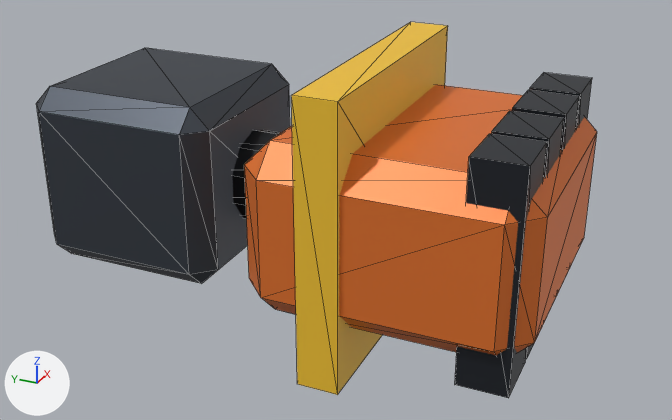
The glTF model assets/models/mech/parts/weapon_ram_fist_mk1.glb: old version first, new version second.
Rendered twice from a 50 mm lens placed at (-2.3, -1.906, 1.078), pointed at (-0.013, -0.877, -0.065). The lights are fixed; the arrows at lower left show +X, +Y and +Z. The picture after the commit comes second. Mesh edges are drawn as thin lines. Objects named as collision shapes, trigger or cutter boxes, shadow casters or lower levels of detail are left out. Where no turn or scale is listed for an object, it has been applied to the vertices. Vertices at exactly the same position are counted once.

The first picture shows 'ram_fist', 'ram_housing', 'ram_knuckles', 'ram_piston', 'ram_stripe'.
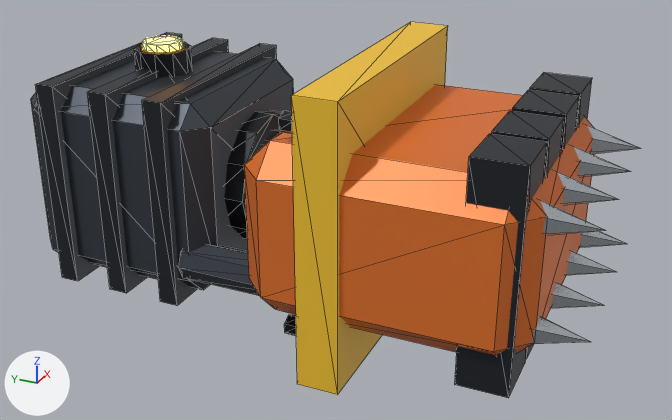
Where the newer file only moved an object's origin or applied its transform, the numbers keep the older frame.

Diff of the bpy script that builds the scene:
```diff
--- a/assets/models/mech/parts/weapon_ram_fist_mk1.glb.py
+++ b/assets/models/mech/parts/weapon_ram_fist_mk1.glb.py
@@ me_ram_housing @@
-me_ram_housing.from_pydata(...)  # 24 vertices, 44 faces; spans x -0.3..0.3, y -0.3..0.3, z -0.275..0.275
+me_ram_housing.from_pydata(...)  # 24 vertices, 44 faces; spans x -0.31..0.31, y -0.31..0.31, z -0.29..0.29
+# me_ram_housing part 1: 24 of 24 vertices moved; they spanned x -0.3..0.3, y -0.3..0.3, z -0.275..0.275 and now span x -0.31..0.31, y -0.31..0.31, z -0.29..0.29; mean shift (0.0, 0.0, 0.0)
 me_ram_housing.materials.append(mat_mk1_frame)
@@ me_ram_piston @@
-me_ram_piston.from_pydata(...)  # 20 vertices, 36 faces; spans x -0.133..0.133, y -0.25..0.25, z -0.14..0.14
-me_ram_piston.materials.append(mat_mk1_joint)  # black #1e2125
+me_ram_piston.from_pydata(...)  # 24 vertices, 44 faces; spans x -0.15..0.15, y -0.275..0.275, z -0.15..0.15
+# me_ram_piston part 2: the whole mesh is rebuilt
+me_ram_piston.materials.append(mat_mk1_chrome)  # light grey #c9ced4
@@ ob_ram_warning_housing @@
+ob_ram_warning_housing = bpy.data.objects.new('ram_warning_housing', me_ram_warning_housing)  # a 10-sided cylinder along z spanning x -0.08..0.08, y -0.084..0.084, z -0.04..0.04; in mat_mk1_joint (black #1e2125)
+ob_ram_warning_housing.location = (0.0, -0.3, 0.32)
@@ ob_ram_warning @@
+ob_ram_warning = bpy.data.objects.new('ram_warning', me_ram_warning)  # a 10-sided cylinder along z spanning x -0.0571..0.0571, y -0.06..0.06, z -0.015..0.015; in mat_mk1_glow (orange #ffb347, glowing orange #ffb347)
+ob_ram_warning.location = (0.0, -0.3, 0.365)
@@ ob_ram_spikes @@
+ob_ram_spikes = bpy.data.objects.new('ram_spikes', me_ram_spikes)  # a 6-sided cone pointing to -y spanning x -0.342..-0.238, y -1.68..-1.48, z 0.09..0.21; a 6-sided cone pointing to -y spanning x -0.342..-0.238, y -1.68..-1.48, z -0.21..-0.09; a 6-sided cone pointing to -y spanning x -0.152..-0.048, y -1.68..-1.48, z -0.21..-0.09; a 6-sided cone pointing to -y spanning x -0.152..-0.048, y -1.68..-1.48, z 0.09..0.21; a 6-sided cone pointing to -y spanning x 0.048..0.152, y -1.68..-1.48, z -0.21..-0.09; a 6-sided cone pointing to -y spanning x 0.048..0.152, y -1.68..-1.48, z 0.09..0.21; a 6-sided cone pointing to -y spanning x 0.238..0.342, y -1.68..-1.48, z -0.21..-0.09; a 6-sided cone pointing to -y spanning x 0.238..0.342, y -1.68..-1.48, z 0.09..0.21; in mat_mk1_chrome (light grey #c9ced4)
+ob_ram_spikes.location = (0.0, 0.0, 0.0)
@@ ob_ram_side_piston__1_sleeve_1 @@
+ob_ram_side_piston__1_sleeve_1 = bpy.data.objects.new('ram_side_piston_-1_sleeve', me_ram_side_piston__1_sleeve_1)  # an 8-sided cylinder along y spanning x -0.06..0.06, y -0.225..0.225, z -0.06..0.06; in mat_mk1_frame_001 (greyish blue #4a5059)
+ob_ram_side_piston__1_sleeve_1.location = (-0.27, -0.75, -0.18)
@@ ob_ram_piston_collar @@
+ob_ram_piston_collar = bpy.data.objects.new('ram_piston_collar', me_ram_piston_collar)  # a 12-sided cylinder along y spanning x -0.2..0.2, y -0.05..0.05, z -0.2..0.2; in mat_mk1_joint (black #1e2125)
+ob_ram_piston_collar.location = (0.0, -0.62, 0.0)
@@ ob_ram_housing_ribs @@
+ob_ram_housing_ribs = bpy.data.objects.new('ram_housing_ribs', me_ram_housing_ribs)  # a box spanning x -0.33..0.33, y -0.15..-0.09, z -0.31..0.31; a box spanning x -0.33..0.33, y -0.33..-0.27, z -0.31..0.31; a box spanning x -0.33..0.33, y -0.51..-0.45, z -0.31..0.31; in mat_mk1_trim (dark grey #2b2f36)
+ob_ram_housing_ribs.location = (0.0, 0.0, 0.0)
@@ ob_ram_bolts @@
+ob_ram_bolts = bpy.data.objects.new('ram_bolts', me_ram_bolts)  # a 6-sided cylinder along y spanning x -0.326..-0.274, y -0.9..-0.86, z -0.33..-0.27; a 6-sided cylinder along y spanning x -0.326..-0.274, y -0.9..-0.86, z 0.27..0.33; a 6-sided cylinder along y spanning x 0.274..0.326, y -0.9..-0.86, z -0.33..-0.27; a 6-sided cylinder along y spanning x 0.274..0.326, y -0.9..-0.86, z 0.27..0.33; in mat_mk1_joint (black #1e2125)
+ob_ram_bolts.location = (0.0, 0.0, 0.0)
```

Location of each change, [x1, y1, x2, y2] in pixels of the pictures (672 x 420 px):
'ram_housing', reshaped: before [36, 48, 290, 284]; after [31, 51, 293, 290]
'ram_housing_ribs', added: after [35, 32, 277, 306]
'ram_spikes', added: after [532, 125, 640, 343]
'ram_piston_collar', added (black): after [224, 110, 282, 239]
'ram_side_piston_-1_sleeve', added: after [179, 244, 259, 295]
'ram_warning_housing', added (black): after [134, 42, 192, 77]
'ram_piston', reshaped (mostly hidden afterwards): before [232, 130, 282, 218]; after [261, 130, 283, 148]
'ram_warning', added: after [142, 36, 183, 52]
'ram_bolts', added: after [279, 110, 296, 336]
